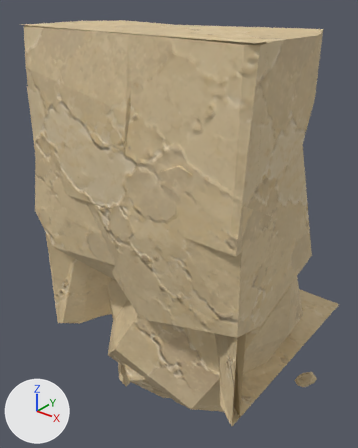
An edit to the glTF model assets/custom/models/ground_modules/ground_bottom_square_edge_05.glb, drawn before and after from the same camera.
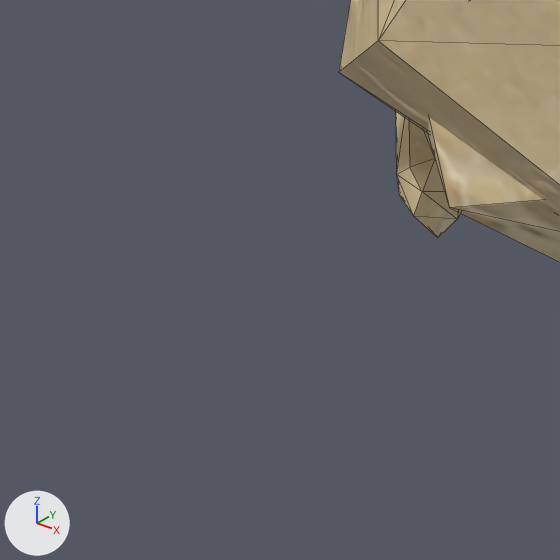
Each version appears first whole from a 50 mm camera at (1.677, -1.158, 1.136) aimed at (0.39, 0.45, 0.139), and next in a close-up on the part from 12% to 42% of the width and 76% to 100% of the height. Lighting does not change. The marker at lower left points along +X, +Y and +Z. The first two pictures are the older version. The close-ups show mesh edges as thin lines. Vertices at exactly the same position are counted once.

Names of what the first close-up shows: 'GroundBottomSquareEdge05_Body'.
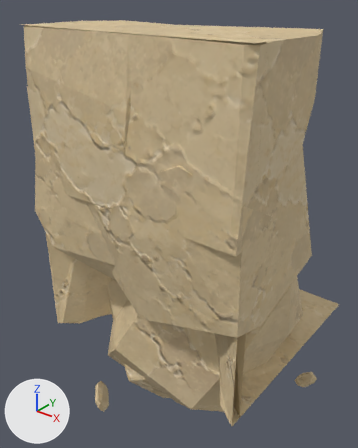
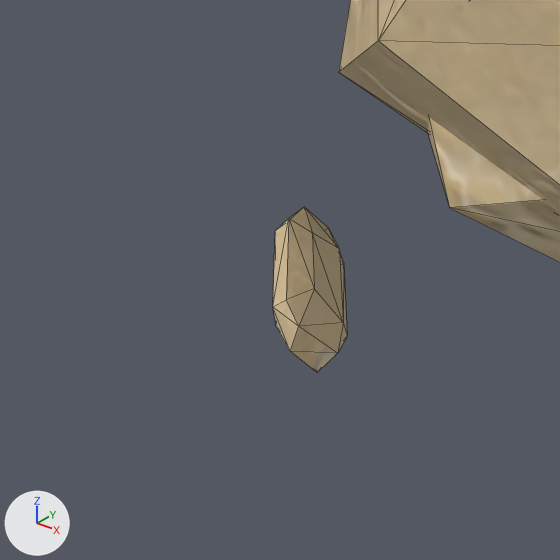
Pixel boxes [x1, y1, x2, y2] of what changed, in the close-ups (560 x 560 px; the box of a moved part takes in the faces that stretch with it):
'GroundBottomSquareEdge05_Body', reshaped
    before: [339, 0, 560, 262]
    after: [273, 0, 560, 373]
part 1 of me_groundbottomsquareedge05_bodyshouldermesh, moved or reshaped
    before: [396, 112, 460, 238]
    after: [273, 207, 347, 373]

Edits to the bpy script that builds the scene:
```text
Change me_groundbottomsquareedge05_bodyshouldermesh:
    where me_groundbottomsquareedge05_bodyshouldermesh.from_pydata(...)  # 508 vertices, 893 faces; spans x 0.0..1.0, y -0.04..1.0, z -0.91..1.0
    used by ob_groundbottomsquareedge05_body; location = (0.0, 0.0, 0.0)
    me_groundbottomsquareedge05_bodyshouldermesh part 1: the loose piece of 24 vertices spanning x 0.08..0.21, y 0.21..0.36, z -0.82..-0.71 is moved by (0.03, -0.19, -0.01)
```
